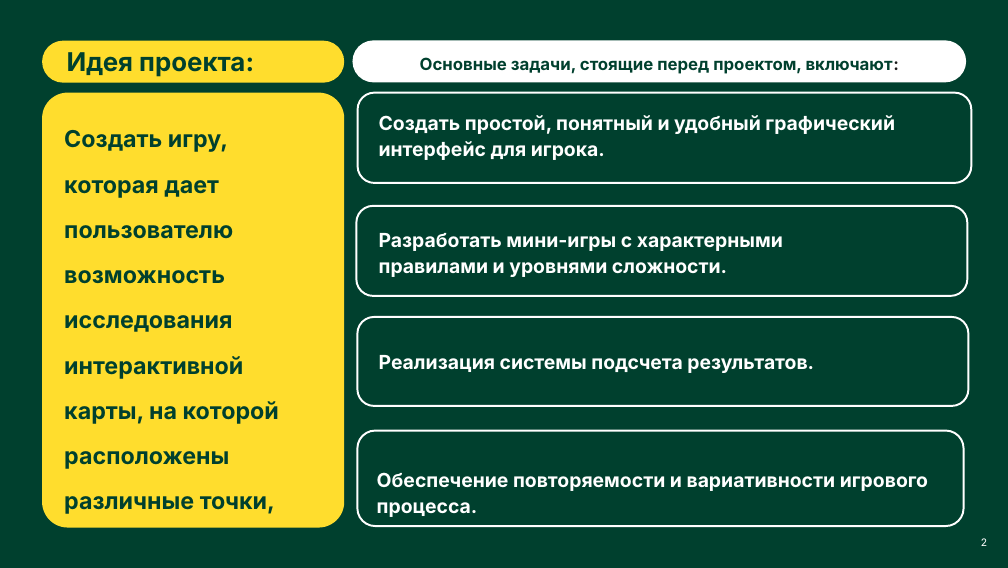
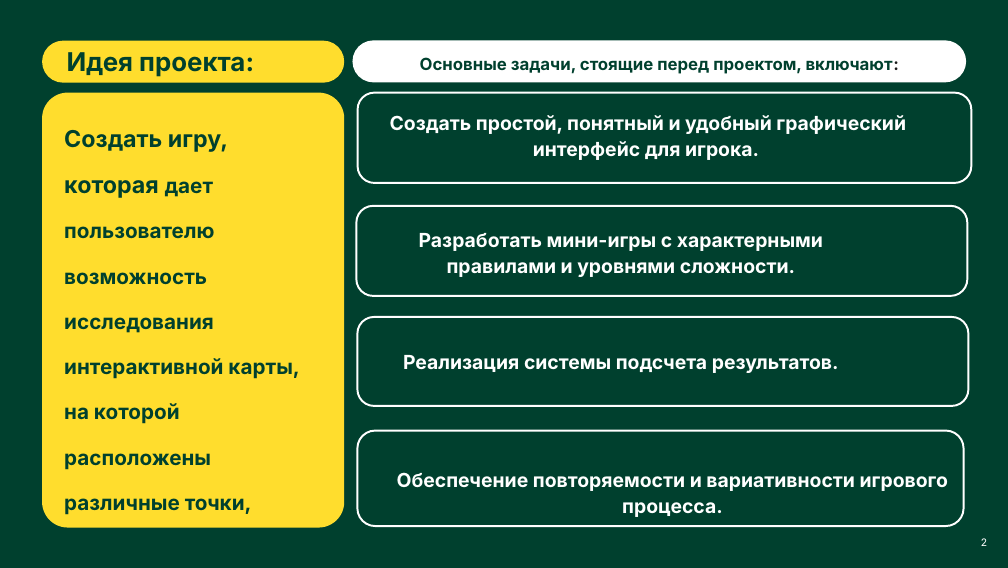
Before and after one commit to Anechka456/PyGame_project, a slide deck: slide 2 of data/Presentation_and_note/Better_together.pptx. Drawn at 1008x568 pixels with LibreOffice and Linux fonts; fonts in the diff are those of the drawing. Boxes give left, top, right and bottom in pixels: in the first picture for what was removed or moved away, otherwise in the second. Text is boxed around its words. In the diff, an @@ line names an element or a change of style, - is before the commit and + after.

```diff
--- a/data/Presentation_and_note/Better_together.pptx
+++ b/data/Presentation_and_note/Better_together.pptx
@@ rounded rectangle "Создать игру, которая дает пользователю ..." at <box>42,93,344,528</box>: size 36 to 32 pt in "дает пользователю возможность исследования интерактивной кар ..." @@
@@ alignment left to centre in 4 elements at <box>390,115,906,160</box>, <box>419,233,823,277</box>, <box>403,355,839,373</box>, <box>397,472,948,517</box> @@
```
Also in this commit, not shown: 3 other files.
